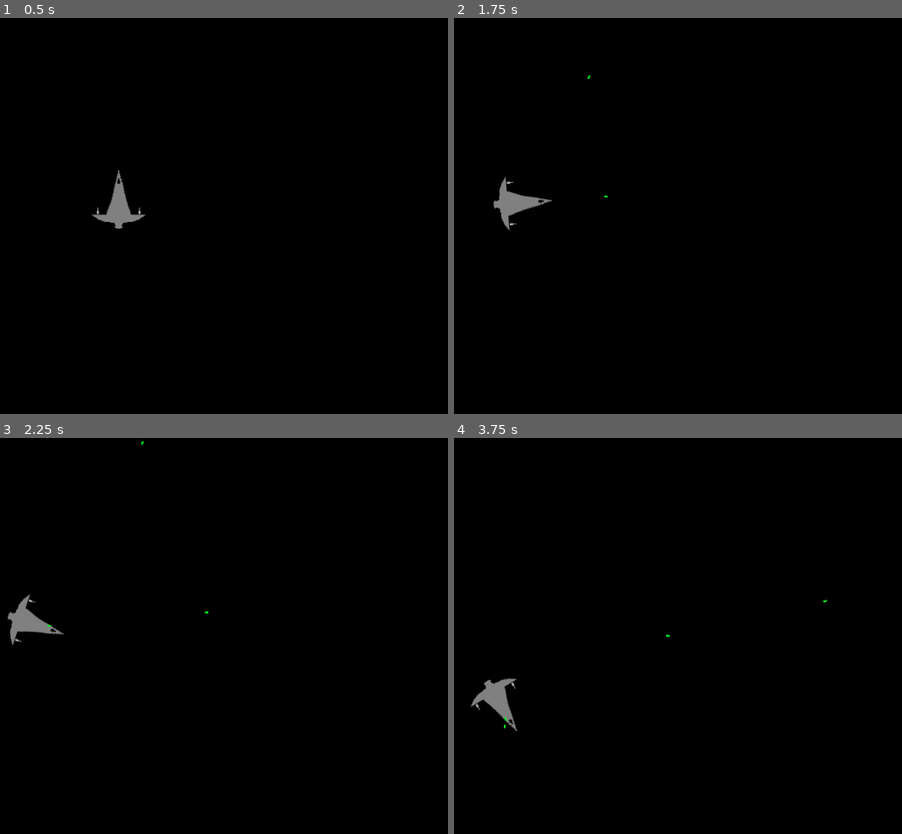
Above: before the commit, frames 1-4 (two rows, left to right).
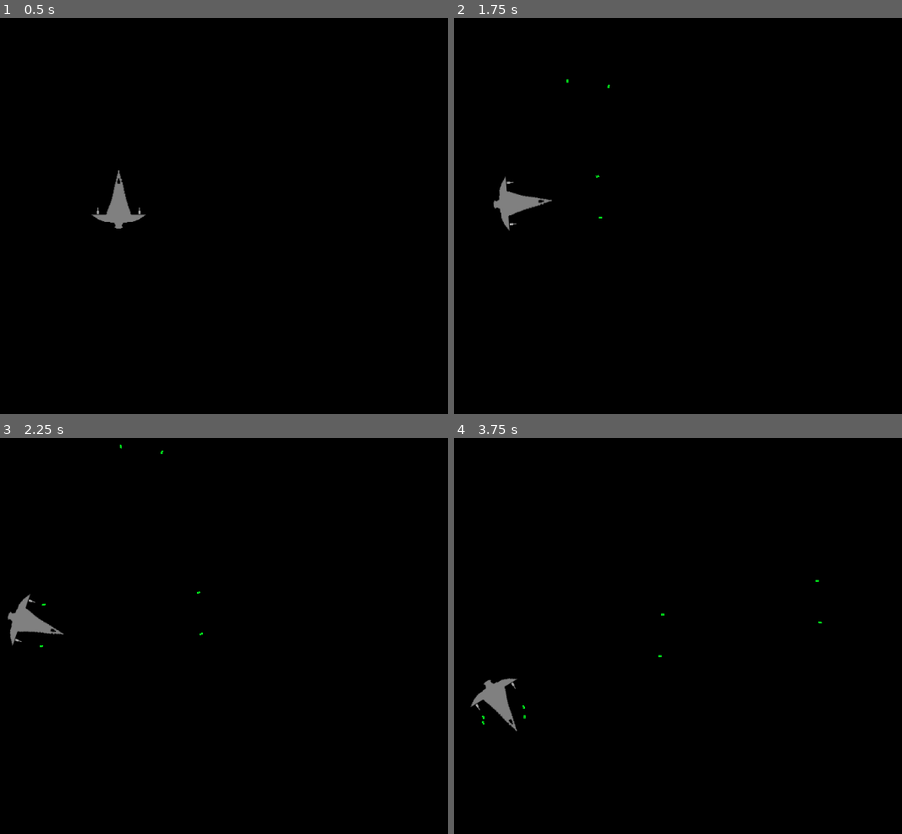
Above: after the commit, the same moments.

Repository: jlpatter/GodotSpaceShooter
Game: Godot game, scene res://src/Levels/Level1.tscn
Same seed, same stepped clock (60 frames per second), same inputs: the game is played once before the commit and once after it. The project has no main scene, so this scene is started directly.
Inputs:
- Up to frame 1 (0.5 s): no input
- Up to frame 2 (1.75 s): tap Enter at 0.5 s; hold D (move_right) 0.53-1.28 s; tap Space (shoot) at 0.6, 1.35 s; hold S (move_down) from 1.28 s (still down)
- Up to frame 3 (2.25 s): release S (move_down) at 2.03 s; hold D (move_right) from 2.03 s (still down); tap Space (shoot) at 2.1 s
- Up to frame 4 (3.75 s): release D (move_right) at 2.78 s; hold W (move_up) 2.78-3.53 s; tap Space (shoot) at 2.85, 3.6 s; hold A (move_left) from 3.53 s (still down)

Frame 1 is identical in both runs. In frame 2, less than 0.1% of the frame differs, in the area x 25-35%, y 14-51%; in frame 3, less than 0.1%; in frame 4, less than 0.1%, in the area x 6-84%, y 35-74%.

Commit message:
Set player bullets to spawn near the guns

Diff:
--- a/src/Actors/Player.gd
+++ b/src/Actors/Player.gd
@@ -26,8 +26,14 @@
 		var bullet = bulletPrefab.instance()
 		get_parent().add_child(bullet)
 		bullet.add_collision_exception_with(self)
-		bullet.set_position(position)
+		bullet.set_position($BulletSpawnLocation1.global_position)
 		bullet.set_rotation(rotation)
+
+		var bullet2 = bulletPrefab.instance()
+		get_parent().add_child(bullet2)
+		bullet2.add_collision_exception_with(self)
+		bullet2.set_position($BulletSpawnLocation2.global_position)
+		bullet2.set_rotation(rotation)
 
 	rotation += rotation_dir * ROTATION_SPEED * delta
 	move_and_slide(velocity * SPEED * delta)
--- a/src/Actors/Player.tscn
+++ b/src/Actors/Player.tscn
@@ -21,3 +21,9 @@
 [node name="Fire" type="Sprite" parent="."]
 position = Vector2( 0.154812, 52.8111 )
 texture = ExtResource( 3 )
+
+[node name="BulletSpawnLocation1" type="Node2D" parent="."]
+position = Vector2( 31.5, 10 )
+
+[node name="BulletSpawnLocation2" type="Node2D" parent="."]
+position = Vector2( -31.5, 10 )
